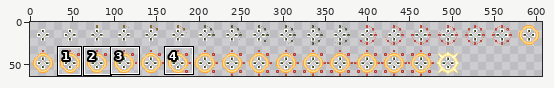
Two states of a sprite sheet, Entities/Characters/Archer/ArcherCursor.png. The first picture is a wide view before the edit; the outline marks the close-up.
Close-up. Before the edit:
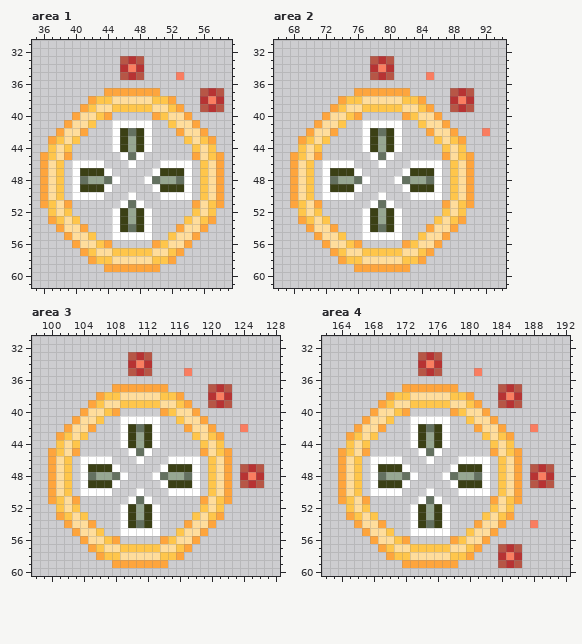
The file is 608x64 pixels. Colours within 5 levels of each other are drawn and written as one. Shown: area 1: x 35..59, y 31..61; area 2: x 66..94, y 31..61; area 3: x 98..128, y 31..60; area 4: x 162..192, y 31..60. The wide view leaves out empty margins. The commit also changed other parts of the picture, which this record leaves out.
After:
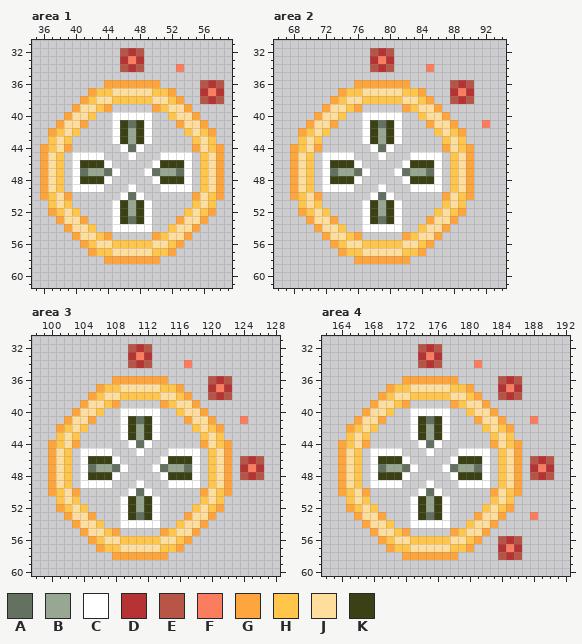
Palette (. is transparent): A #647160  B #97a792  C #ffffff  D #b73333  E #b75646  F #fa7d60  G #fea53d  H #ffc64b  J #ffdd9c  K #3b4015
Changes in this commit:
--- area 1
@@ x 35..59 @@
 31 .........................
-32 .........................
-33 ...........EDE...........
-34 ...........DFD...........
-35 ...........EDE....F......
-36 .........................
-37 .........GGGGGGG.....EDE.
-38 .......GHHJJJJJHHG...DFD.
-39 ......GHJJHHHHHJJHG..EDE.
-40 .....GJJHG.....GHJJG.....
-41 ....GJJH..CCCCC..HJJG....
-42 ...GJJG...CKAKC...GJJG...
-43 ..GHJH....CKBKC....HJHG..
-44 ..HJH.....CKBKC.....HJH..
-45 .GHJG......CAC......GJHG.
-46 .GJH.CCCC...C...CCCC.HJG.
-47 .GJH.CKKKC.....CKKKC.HJG.
-48 .GJH.CABBAC...CABBAC.HJG.
-49 .GJH.CKKKC.....CKKKC.HJG.
-50 .GJH.CCCC...C...CCCC.HJG.
-51 .GHJG......CAC......GJHG.
-52 ..HJH.....CKBKC.....HJH..
-53 ..GHJH....CKBKC....HJHG..
-54 ...GJJG...CKAKC...GJJG...
-55 ....GJJH..CCCCC..HJJG....
-56 .....GJJHG.....GHJJG.....
-57 ......GHJJHHHHHJJHG......
-58 .......GHHJJJJJHHG.......
-59 .........GGGGGGG.........
+32 ...........EDE...........
+33 ...........DFD...........
+34 ...........EDE....F......
+35 .........................
+36 .........GGGGGGG.....EDE.
+37 .......GHHJJJJJHHG...DFD.
+38 ......GHJJHHHHHJJHG..EDE.
+39 .....GJJHG.....GHJJG.....
+40 ....GJJH..CCCCC..HJJG....
+41 ...GJJG...CKAKC...GJJG...
+42 ..GHJH....CKBKC....HJHG..
+43 ..HJH.....CKBKC.....HJH..
+44 .GHJG......CAC......GJHG.
+45 .GJH.CCCC...C...CCCC.HJG.
+46 .GJH.CKKKC.....CKKKC.HJG.
+47 .GJH.CABBAC...CABBAC.HJG.
+48 .GJH.CKKKC.....CKKKC.HJG.
+49 .GJH.CCCC...C...CCCC.HJG.
+50 .GHJG......CAC......GJHG.
+51 ..HJH.....CKBKC.....HJH..
+52 ..GHJH....CKBKC....HJHG..
+53 ...GJJG...CKAKC...GJJG...
+54 ....GJJH..CCCCC..HJJG....
+55 .....GJJHG.....GHJJG.....
+56 ......GHJJHHHHHJJHG......
+57 .......GHHJJJJJHHG.......
+58 .........GGGGGGG.........
+59 .........................
 60 .........................
--- area 2
@@ x 66..94 @@
 31 .............................
-32 .............................
-33 ............EDE..............
-34 ............DFD..............
-35 ............EDE....F.........
-36 .............................
-37 ..........GGGGGGG.....EDE....
-38 ........GHHJJJJJHHG...DFD....
-39 .......GHJJHHHHHJJHG..EDE....
-40 ......GJJHG.....GHJJG........
-41 .....GJJH..CCCCC..HJJG.......
-42 ....GJJG...CKAKC...GJJG...F..
-43 ...GHJH....CKBKC....HJHG.....
-44 ...HJH.....CKBKC.....HJH.....
-45 ..GHJG......CAC......GJHG....
-46 ..GJH.CCCC...C...CCCC.HJG....
-47 ..GJH.CKKKC.....CKKKC.HJG....
-48 ..GJH.CABBAC...CABBAC.HJG....
-49 ..GJH.CKKKC.....CKKKC.HJG....
-50 ..GJH.CCCC...C...CCCC.HJG....
-51 ..GHJG......CAC......GJHG....
-52 ...HJH.....CKBKC.....HJH.....
-53 ...GHJH....CKBKC....HJHG.....
-54 ....GJJG...CKAKC...GJJG......
-55 .....GJJH..CCCCC..HJJG.......
-56 ......GJJHG.....GHJJG........
-57 .......GHJJHHHHHJJHG.........
-58 ........GHHJJJJJHHG..........
-59 ..........GGGGGGG............
+32 ............EDE..............
+33 ............DFD..............
+34 ............EDE....F.........
+35 .............................
+36 ..........GGGGGGG.....EDE....
+37 ........GHHJJJJJHHG...DFD....
+38 .......GHJJHHHHHJJHG..EDE....
+39 ......GJJHG.....GHJJG........
+40 .....GJJH..CCCCC..HJJG.......
+41 ....GJJG...CKAKC...GJJG...F..
+42 ...GHJH....CKBKC....HJHG.....
+43 ...HJH.....CKBKC.....HJH.....
+44 ..GHJG......CAC......GJHG....
+45 ..GJH.CCCC...C...CCCC.HJG....
+46 ..GJH.CKKKC.....CKKKC.HJG....
+47 ..GJH.CABBAC...CABBAC.HJG....
+48 ..GJH.CKKKC.....CKKKC.HJG....
+49 ..GJH.CCCC...C...CCCC.HJG....
+50 ..GHJG......CAC......GJHG....
+51 ...HJH.....CKBKC.....HJH.....
+52 ...GHJH....CKBKC....HJHG.....
+53 ....GJJG...CKAKC...GJJG......
+54 .....GJJH..CCCCC..HJJG.......
+55 ......GJJHG.....GHJJG........
+56 .......GHJJHHHHHJJHG.........
+57 ........GHHJJJJJHHG..........
+58 ..........GGGGGGG............
+59 .............................
 60 .............................
--- area 3
@@ x 98..128 @@
 31 ...............................
-32 ...............................
-33 ............EDE................
-34 ............DFD................
-35 ............EDE....F...........
-36 ...............................
-37 ..........GGGGGGG.....EDE......
-38 ........GHHJJJJJHHG...DFD......
-39 .......GHJJHHHHHJJHG..EDE......
-40 ......GJJHG.....GHJJG..........
-41 .....GJJH..CCCCC..HJJG.........
-42 ....GJJG...CKAKC...GJJG...F....
-43 ...GHJH....CKBKC....HJHG.......
-44 ...HJH.....CKBKC.....HJH.......
-45 ..GHJG......CAC......GJHG......
-46 ..GJH.CCCC...C...CCCC.HJG......
-47 ..GJH.CKKKC.....CKKKC.HJG.EDE..
-48 ..GJH.CABBAC...CABBAC.HJG.DFD..
-49 ..GJH.CKKKC.....CKKKC.HJG.EDE..
-50 ..GJH.CCCC...C...CCCC.HJG......
-51 ..GHJG......CAC......GJHG......
-52 ...HJH.....CKBKC.....HJH.......
-53 ...GHJH....CKBKC....HJHG.......
-54 ....GJJG...CKAKC...GJJG........
-55 .....GJJH..CCCCC..HJJG.........
-56 ......GJJHG.....GHJJG..........
-57 .......GHJJHHHHHJJHG...........
-58 ........GHHJJJJJHHG............
-59 ..........GGGGGGG..............
+32 ............EDE................
+33 ............DFD................
+34 ............EDE....F...........
+35 ...............................
+36 ..........GGGGGGG.....EDE......
+37 ........GHHJJJJJHHG...DFD......
+38 .......GHJJHHHHHJJHG..EDE......
+39 ......GJJHG.....GHJJG..........
+40 .....GJJH..CCCCC..HJJG.........
+41 ....GJJG...CKAKC...GJJG...F....
+42 ...GHJH....CKBKC....HJHG.......
+43 ...HJH.....CKBKC.....HJH.......
+44 ..GHJG......CAC......GJHG......
+45 ..GJH.CCCC...C...CCCC.HJG......
+46 ..GJH.CKKKC.....CKKKC.HJG.EDE..
+47 ..GJH.CABBAC...CABBAC.HJG.DFD..
+48 ..GJH.CKKKC.....CKKKC.HJG.EDE..
+49 ..GJH.CCCC...C...CCCC.HJG......
+50 ..GHJG......CAC......GJHG......
+51 ...HJH.....CKBKC.....HJH.......
+52 ...GHJH....CKBKC....HJHG.......
+53 ....GJJG...CKAKC...GJJG........
+54 .....GJJH..CCCCC..HJJG.........
+55 ......GJJHG.....GHJJG..........
+56 .......GHJJHHHHHJJHG...........
+57 ........GHHJJJJJHHG............
+58 ..........GGGGGGG..............
+59 ...............................
 60 ...............................
--- area 4
@@ x 162..192 @@
 31 ...............................
-32 ...............................
-33 ............EDE................
-34 ............DFD................
-35 ............EDE....F...........
-36 ...............................
-37 ..........GGGGGGG.....EDE......
-38 ........GHHJJJJJHHG...DFD......
-39 .......GHJJHHHHHJJHG..EDE......
-40 ......GJJHG.....GHJJG..........
-41 .....GJJH..CCCCC..HJJG.........
-42 ....GJJG...CKAKC...GJJG...F....
-43 ...GHJH....CKBKC....HJHG.......
-44 ...HJH.....CKBKC.....HJH.......
-45 ..GHJG......CAC......GJHG......
-46 ..GJH.CCCC...C...CCCC.HJG......
-47 ..GJH.CKKKC.....CKKKC.HJG.EDE..
-48 ..GJH.CABBAC...CABBAC.HJG.DFD..
-49 ..GJH.CKKKC.....CKKKC.HJG.EDE..
-50 ..GJH.CCCC...C...CCCC.HJG......
-51 ..GHJG......CAC......GJHG......
-52 ...HJH.....CKBKC.....HJH.......
-53 ...GHJH....CKBKC....HJHG.......
-54 ....GJJG...CKAKC...GJJG...F....
-55 .....GJJH..CCCCC..HJJG.........
-56 ......GJJHG.....GHJJG..........
-57 .......GHJJHHHHHJJHG..EDE......
-58 ........GHHJJJJJHHG...DFD......
-59 ..........GGGGGGG.....EDE......
+32 ............EDE................
+33 ............DFD................
+34 ............EDE....F...........
+35 ...............................
+36 ..........GGGGGGG.....EDE......
+37 ........GHHJJJJJHHG...DFD......
+38 .......GHJJHHHHHJJHG..EDE......
+39 ......GJJHG.....GHJJG..........
+40 .....GJJH..CCCCC..HJJG.........
+41 ....GJJG...CKAKC...GJJG...F....
+42 ...GHJH....CKBKC....HJHG.......
+43 ...HJH.....CKBKC.....HJH.......
+44 ..GHJG......CAC......GJHG......
+45 ..GJH.CCCC...C...CCCC.HJG......
+46 ..GJH.CKKKC.....CKKKC.HJG.EDE..
+47 ..GJH.CABBAC...CABBAC.HJG.DFD..
+48 ..GJH.CKKKC.....CKKKC.HJG.EDE..
+49 ..GJH.CCCC...C...CCCC.HJG......
+50 ..GHJG......CAC......GJHG......
+51 ...HJH.....CKBKC.....HJH.......
+52 ...GHJH....CKBKC....HJHG.......
+53 ....GJJG...CKAKC...GJJG...F....
+54 .....GJJH..CCCCC..HJJG.........
+55 ......GJJHG.....GHJJG..........
+56 .......GHJJHHHHHJJHG..EDE......
+57 ........GHHJJJJJHHG...DFD......
+58 ..........GGGGGGG.....EDE......
+59 ...............................
 60 ...............................
